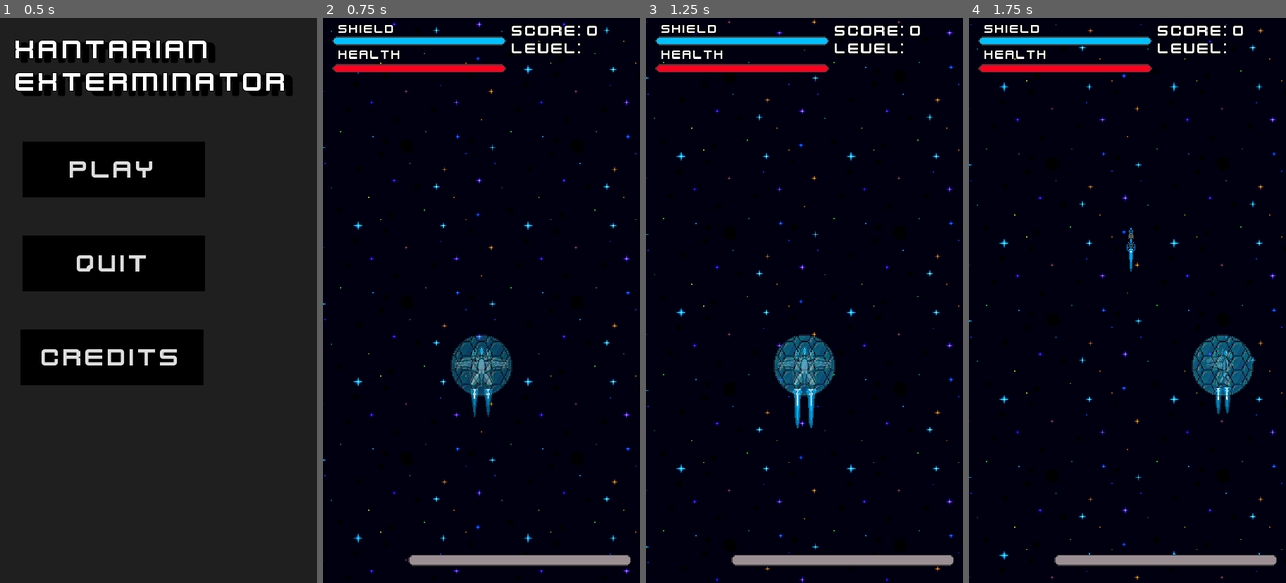
Above: before the commit, frames 1-4 (left to right).
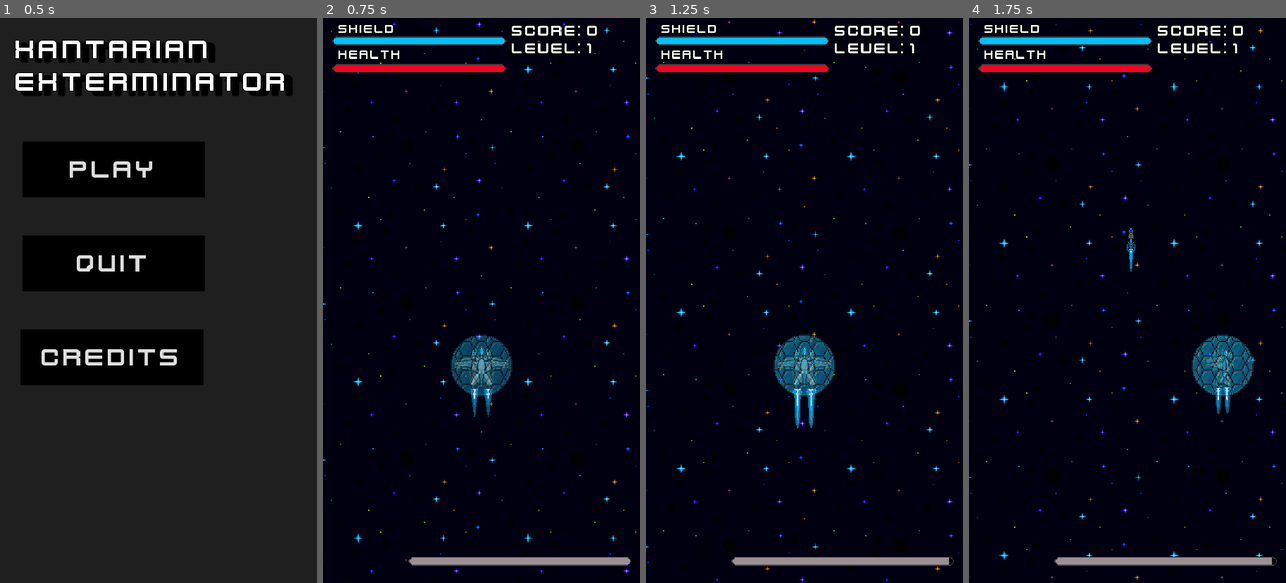
Above: after the commit, the same moments.

Repository: MichaelG-DTE/Final-Godot-DTE-Assessment-Game-Github
Game: Godot game, scene res://Scenes/main_menu.tscn
The game is run twice, just before and just after one commit, with the same random seed, the same clock (stepped at 60 frames per second) and the same inputs.
Inputs (mouse positions are in pixels of both pictures, inside the frame that each line leads up to):
- Up to frame 1 (0.5 s): no input
- Up to frame 2 (0.75 s): click "PLAY" at 0.5 s
- Up to frame 3 (1.25 s): no input
- Up to frame 4 (1.75 s): move the mouse to (1197, 272) at 1.27 s; hold D (Right) from 1.28 s (still down); hold Right mouse button (MissileShoot) from 1.28 s (still down)

Frame 1 is identical in both runs. In frame 2, 0.4% of the frame differs, in the area x 26-98%, y 4-97%; in frame 3, 0.4%; in frame 4, 0.4%.

Commit message:
Fixed timer, fixed level counter, and fixed pause menu

Diff:
--- a/Scenes/level_one.tscn
+++ b/Scenes/level_one.tscn
@@ -217,7 +217,7 @@
 
 [node name="TimerBar" parent="UI_Layer" instance=ExtResource("10_8354x")]
 offset_left = 243.0
-offset_top = 1520.0
+offset_top = 1526.0
 offset_right = 875.0
 offset_bottom = 1552.0
 tint_progress = Color(0.6118, 0.558706, 0.575281, 1)
--- a/Scripts/HUD.gd
+++ b/Scripts/HUD.gd
@@ -2,6 +2,6 @@
 
 func _process(delta):
 	$Score.text = "Score: " + str(GlobalVar.score)
-	$Level.text = "Level: "
+	$Level.text = "Level: " + str(get_tree().current_scene.level)
 	$ShieldBar.value = GlobalVar.shield_health
 	$HealthBar.value = GlobalVar.health
--- a/Scripts/level_one.gd
+++ b/Scripts/level_one.gd
@@ -55,22 +55,11 @@
 		#starts the enemy spawn timer at the beginning of the wave
 		$EnemySpawnTimer.start()
 
-func _input(event):
-	if event.is_action_pressed("Pause"):
-		swap_pause_state()
-
-func swap_pause_state():
-	if not pause_menu.visible:
-		pause_menu.visible = true
-		get_tree().paused = true
-	else:
-		get_tree().paused = false
-		pause_menu.visible = false
-
 func _process(delta):
 	if Input.is_action_just_pressed("Quit"):
 		get_tree().change_scene_to_file("res://Scenes/main_menu.tscn")
-
+	$UI_Layer/TimerBar.max_value = $EndOfWave.wait_time
+	$UI_Layer/TimerBar.value = $EndOfWave.time_left
 
 #shootin lasars in dis house
 func _on_player_laser_shot(laser_scene, location):
@@ -154,7 +143,6 @@
 	else:
 		if waves == 0:
 			print("level finished")
-			level += 1
 			lcs.set_score(GlobalVar.score)
 			await get_tree().create_timer(3.25).timeout
 			lcs.visible = true
--- a/Scripts/pause_menu.gd
+++ b/Scripts/pause_menu.gd
@@ -1,11 +1,28 @@
 extends Control
+
+func _input(event):
+	if event.is_action_pressed("Pause"):
+		swap_pause_state()
+
+func swap_pause_state():
+	if not self.visible:
+		self.visible = true
+		get_tree().paused = true
+	else:
+		get_tree().paused = false
+		self.visible = false
 
 
 func _on_resume_pressed():
-	Input.action_press("Pause")
+	get_tree().paused = false
+	self.visible = false
+
 
 func _on_quit_pressed():
+	get_tree().paused = false
 	get_tree().change_scene_to_file("res://Scenes/main_menu.tscn")
 
+
 func _on_restart_pressed():
+	get_tree().paused = false
 	get_tree().reload_current_scene()
Not shown: 1 places in Scenes/level_one.tscn that only renumber resources
